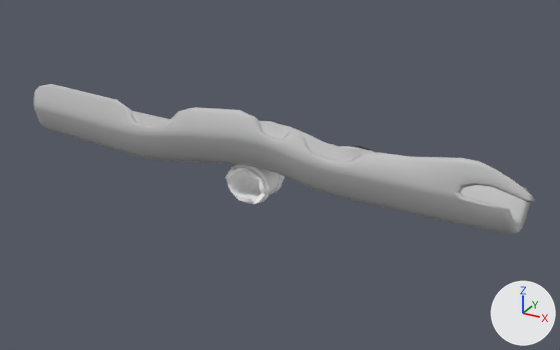
A saved change to the FBX model Assets/Models/LD_Pierre/tronc a bascule.fbx.
The view is the same before and after, from a 50 mm lens placed at (19.5, -32.8, 14.7), pointed at (1.6, -0.1, -1.7). The lights are fixed; the arrows at lower right show +X, +Y and +Z. Where no turn or scale is listed for an object, it has been applied to the vertices.

The older version as bpy lines, for what is in view:
```python
me_mesh = bpy.data.meshes.new('Mesh')
me_mesh.from_pydata(...)  # 336 vertices, 336 faces; spans x -134.0..134.0, y -113.0..113.0, z -138.0..138.0
me_mesh.materials.append(mat_bande)  # its picture is missing
me_mesh_001 = bpy.data.meshes.new('Mesh.001')
me_mesh_001.from_pydata(...)  # 583 vertices, 582 faces; spans x -14.3..14.3, y -2.2..2.2, z -2.1..2.1
me_mesh_001.materials.append(mat_lambert2)  # grey #bcbcbc
ob_levier = bpy.data.objects.new('levier', me_mesh)
ob_levier.parent = ob_tronc_bascule
ob_levier.location = (0.0, -7.343, 2.142)
ob_tronc = bpy.data.objects.new('tronc', me_mesh_001)
ob_tronc.location = (0.33, -0.26, -0.02)
ob_tronc_bascule = bpy.data.objects.new('tronc_bascule', None)
ob_tronc_bascule.location = (0.0, 0.0, -2.179)
ob_tronc_bascule.rotation_euler = (1.571, 0.0, 0.0)  # degrees (90, 0, 0)
ob_tronc_bascule.scale = (0.01, 0.01, 0.01)
```
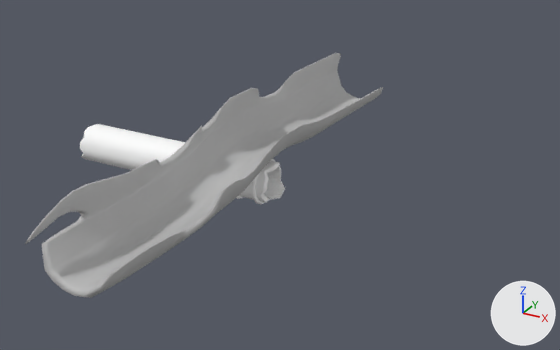
Commit message: changment tronc a bascule

ob_tronc_bascule is not drawn itself; it is the parent of ob_levier.

Location of each change, [x1, y1, x2, y2] in pixels of the pictures (560 x 350 px; the box of a moved part takes in the faces that stretch with it):
'tronc', mesh turned, moved
    before: [33, 84, 535, 234]
    after: [25, 53, 383, 298]
'levier', reshaped, moved, rescaled
    before: [225, 165, 285, 204]
    after: [80, 124, 285, 204]
part 2 of me_mesh, moved or reshaped
    before: [228, 165, 270, 204]
    after: [236, 196, 243, 199]
part 3 of me_mesh, moved or reshaped
    before: [270, 174, 283, 194]
    after: [251, 159, 275, 204]
part 4 of me_mesh, moved or reshaped
    before: [225, 167, 285, 204]
    after: [80, 124, 285, 203]

What the commit changed:
me_mesh is used by ob_levier; parent ob_tronc_bascule; location (0.0, -7.343, 2.142).
me_mesh had 336 vertices, 336 faces and spanned x -134.0..134.0, y -113.0..113.0, z -138.0..138.0.
me_mesh now has 336 vertices, 336 faces and spans x -1148.0..138.0, y -113.0..113.0, z -134.0..134.0.
me_mesh part 2: the loose piece of 128 vertices spanning x -134.0..134.0, y -113.0..113.0, z 66.0..86.0 is turned -90 degrees about the y axis through the mesh origin.
me_mesh part 3: the loose piece of 128 vertices spanning x -134.0..134.0, y -113.0..113.0, z -70.0..-50.0 is turned -90 degrees about the y axis through the mesh origin.
me_mesh part 4: 80 of 336 vertices moved; they spanned x -119.0..119.0, y -90.0..100.0, z -138.0..138.0 and now span x -1148.0..138.0, y -90.0..100.0, z -119.0..119.0; mean shift (-503.0, 0.0, 2.0); largest move (96.0, -59.0, 138.0) -> (-1148.0, -59.0, 96.0).
me_mesh_001 has 583 vertices, 582 faces and spans x -14.3..14.3, y -2.2..2.2, z -2.1..2.1.
me_mesh_001 is used by ob_tronc; location (0.33, -0.26, -0.02).
me_mesh_001 part 1: the whole mesh is turned -90 degrees about the z axis through its middle.
Object 'tronc_bascule' (ob_tronc_bascule) moves from (0.0, 0.0, -2.179) to (-4.776, 0.00188, -2.236).
Object 'levier' (ob_levier) moves from (0.0, -7.343, 2.142) to (475.5, -1.568, 0.188).
Object 'levier' (ob_levier) is rescaled from (1.0, 1.0, 1.0) to (1.0, 1.12, 1.0).
Object 'tronc' (ob_tronc) moves from (0.33, -0.26, -0.02) to (-0.26, -0.33, -0.02).
